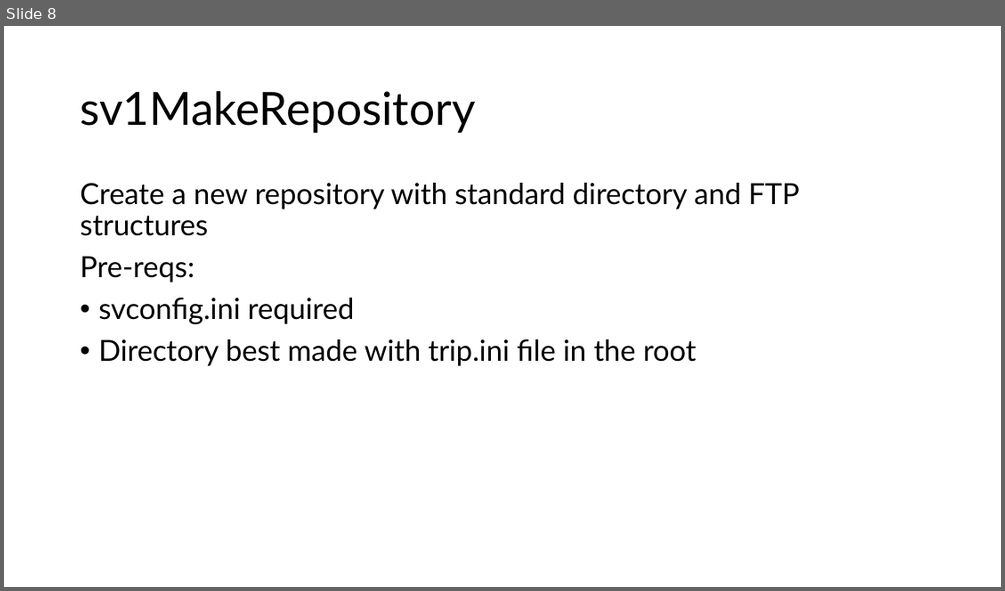
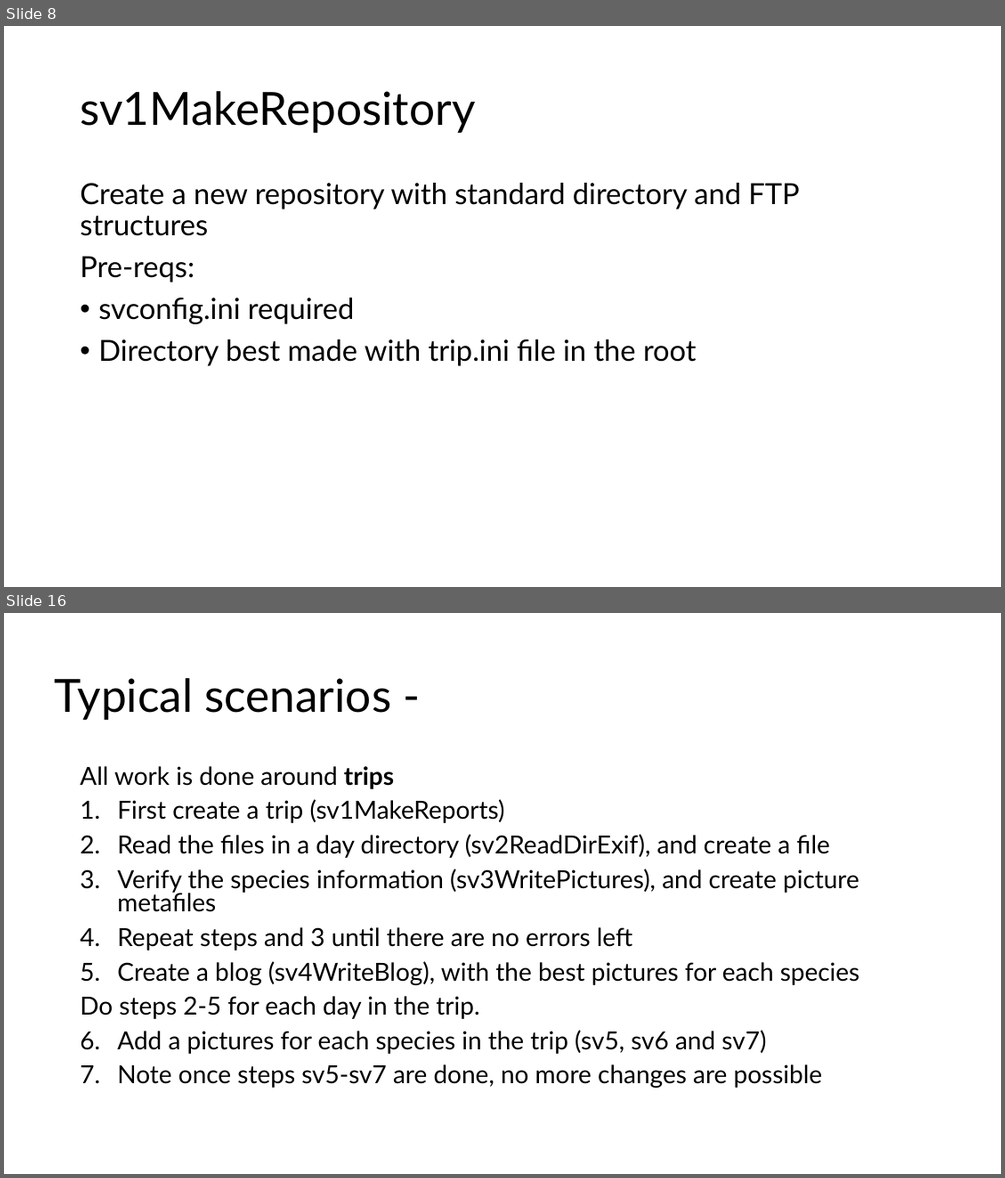
Before and after one commit to gilbert-houtekamer/SpeciesViewer, a slide deck: docs/SpeciesViewer architecture pictures.pptx. Shown one above the other, each under a label of ours: slide 8 before the commit, slides 8 and 16 after it; the slides between them are not shown. The pictures are 1005x591 and 1005x1178 pixels, drawn with LibreOffice and Linux fonts; fonts in the diff are those of the drawing. Boxes give left, top, right and bottom in pixels: in the first picture for what was removed or moved away, otherwise in the second. Text is boxed around its words. In the diff, an @@ line names an element or a change of style, - is before the commit and + after.

```diff
--- a/docs/SpeciesViewer architecture pictures.pptx
+++ b/docs/SpeciesViewer architecture pictures.pptx
@@ slide 16 added at (4, 613, 1001, 1174), background #FFFFFF @@
@@ title added at (55, 678, 391, 720), 44 pt, text #000000 @@
+Typical scenarios -
@@ text added at (80, 766, 860, 1087), 24 pt, text #000000 @@
+All work is done around trips
+1. First create a trip (sv1MakeReports)
+2. Read the files in a day directory (sv2ReadDirExif), and create a file
+3. Verify the species information (sv3WritePictures), and create picture metafiles
+4. Repeat steps and 3 until there are no errors left
+5. Create a blog (sv4WriteBlog), with the best pictures for each species
+Do steps 2-5 for each day in the trip.
+6. Add a pictures for each species in the trip (sv5, sv6 and sv7)
+7. Note once steps sv5-sv7 are done, no more changes are possible
```
Also in this commit, not shown: 1 slide changed, 11 other slides added, 35 other files.
